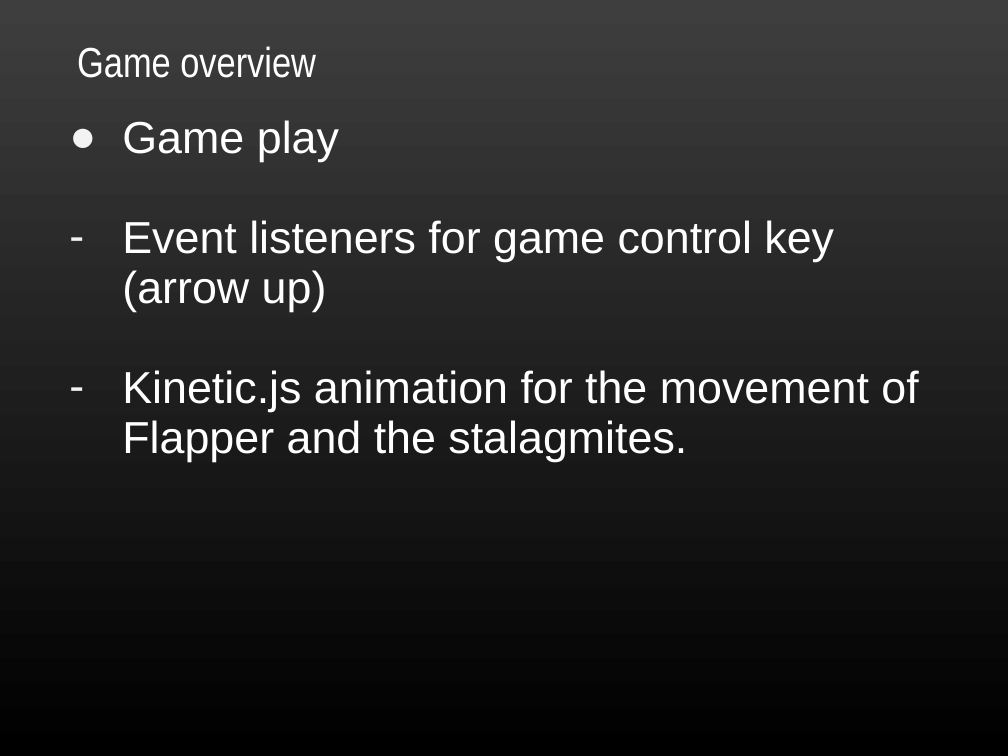
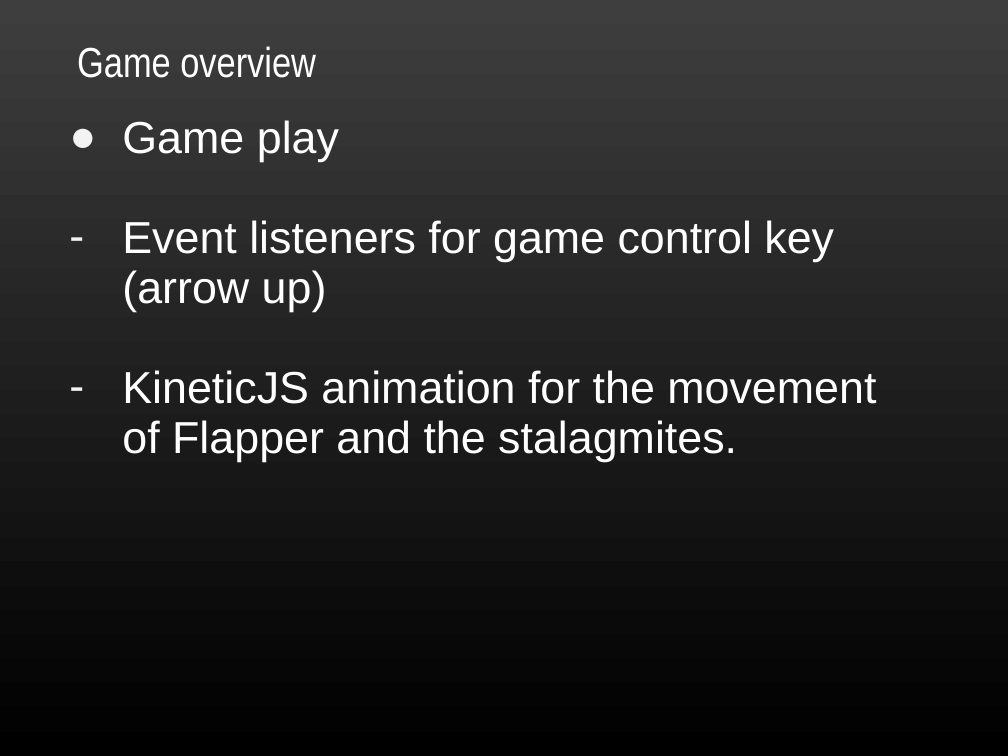
Before and after one commit to TeamSimba/Flapper, a slide deck: slide 9 of Flappy/Documentation/presentation.ppt. Drawn at 1008x756 pixels with LibreOffice and Linux fonts; fonts in the diff are those of the drawing; background and template pictures are left out. Boxes give left, top, right and bottom in pixels: in the first picture for what was removed or moved away, otherwise in the second. Text is boxed around its words. In the diff, an @@ line names an element or a change of style, - is before the commit and + after.

```diff
--- a/Flappy/Documentation/presentation.ppt
+++ b/Flappy/Documentation/presentation.ppt
@@ text at (x1=122, y1=370, x2=876, y2=462): text changed @@
-– Kinetic.js animation for the movement of Flapper and the stalagmites.
+– KineticJS animation for the movement of Flapper and the stalagmites.
```
Also in this commit, not shown: 5 other slides changed, 2 other files.
